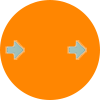
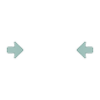
Layers edited between the first and the second 100px x 100px image:
painted on "Layer 2" over [67, 40, 95, 60]
hid "Ellipse 1" over [0, 0, 100, 100]
